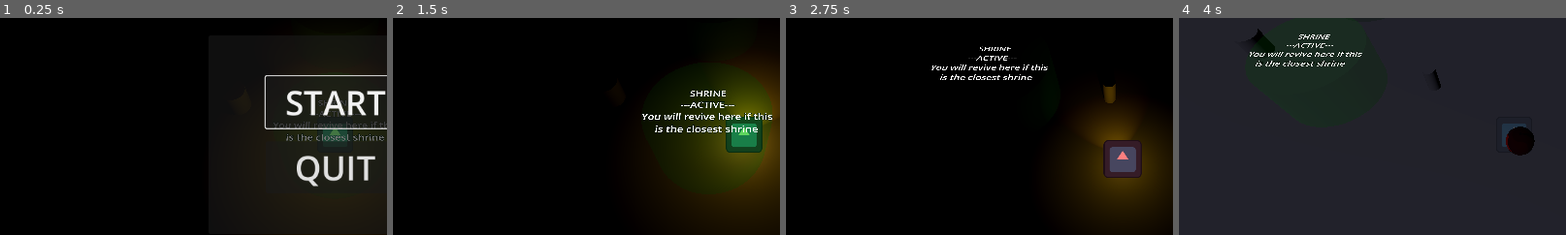
Above: before the commit, frames 1-4 (left to right).
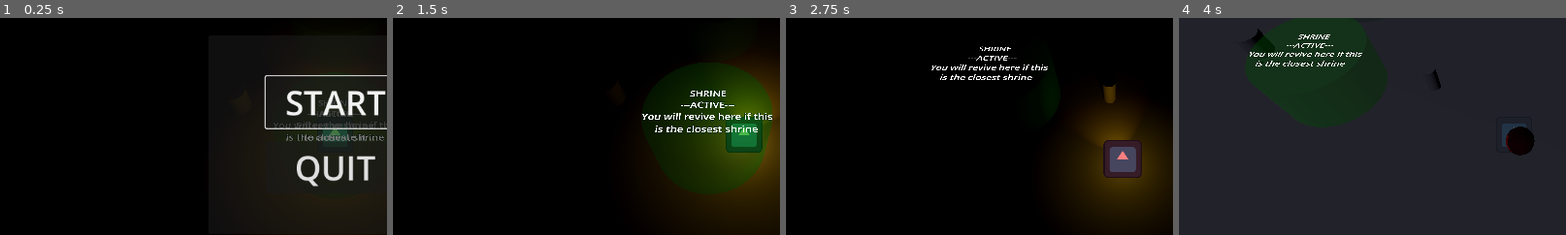
Above: after the commit, the same moments.

Repository: Rusty-Rat-Studios/dead-living-and-dying
Game: Godot game, scene res://game.tscn
The game is run twice, just before and just after one commit, with the same random seed, the same clock (stepped at 60 frames per second) and the same inputs. The engine's default icon, where the game draws it, is replaced by a stand-in: a white triangle on a blue panel in a dark square.
Inputs (mouse positions are % of the whole screen's width and height, from its top left):
- Up to frame 1 (0.25 s): no input
- Up to frame 2 (1.5 s): click "START" at 0.5 s; tap Enter at 1.25 s; move the mouse to (72, 45) at 1.27 s; hold Right (ui_right) from 1.28 s (still down); tap E (interact) at 1.35 s
- Up to frame 3 (2.75 s): tap Keypad Enter (ui_accept) at 1.52, 2.27 s; move the mouse to (30, 55) at 2.02 s; release Right (ui_right) at 2.03 s; hold Down (ui_down) from 2.03 s (still down); tap Tab at 2.1 s
- Up to frame 4 (4 s): move the mouse to (60, 28) at 2.77 s; release Down (ui_down) at 2.78 s; hold Right (ui_right) 2.78-3.53 s; tap E (interact) at 2.85 s; move the mouse to (45, 70) at 3.52 s; hold Up (ui_up) from 3.53 s (still down); tap Tab at 3.6 s; tap Keypad Enter (ui_accept) at 3.77 s
The pictures show only the part of the screen within x 7-57%, y 23-73%; the shares and areas given below are measured in that part.

The runs differ from the first frame. In frame 1, 0.3% of the frame differs, in the area x 76-97%, y 42-57%; in frame 2, 0.3%, in the area x 64-98%, y 33-55%; in frame 3, 0.2%; in frame 4, 0.2%.

Commit message:
Simplify BasicRoom code

Diff:
--- a/map/basic_room.gd
+++ b/map/basic_room.gd
@@ -3,10 +3,6 @@
 
 const WALL_WITHOUT_DOOR: Resource = preload("res://map/wall_without_door.tscn")
 const WALL_WITH_DOOR: Resource = preload("res://map/wall_with_door.tscn")
-
-
-func _ready() -> void:
-	init(Vector2(0, -2))
 
 
 func generate_walls_and_doors() -> void:
@@ -15,28 +11,13 @@
 	for loc: Vector2 in translated_possible_door_locations:
 		var is_door_location: bool = grid_locations.has(loc)
 		var untranslated_location: Vector2 = loc - grid_location
-		if untranslated_location.x == 0:
-			generate_horizontal_wall_or_door(untranslated_location, is_door_location)
-		elif untranslated_location.y == 0:
-			generate_vertical_wall_or_door(untranslated_location, is_door_location)
-
-
-func generate_horizontal_wall_or_door(loc: Vector2, is_door_location: bool) -> void:
-	var obj: Node3D
-	if is_door_location:
-		obj = WALL_WITH_DOOR.instantiate()
-	else:
-		obj = WALL_WITHOUT_DOOR.instantiate()
-	obj.translate_object_local(Vector3(0, 0, loc.y) * 9.95)
-	add_child(obj)
-
-
-func generate_vertical_wall_or_door(loc: Vector2, is_door_location: bool) -> void:
-	var obj: Node3D
-	if is_door_location:
-		obj = WALL_WITH_DOOR.instantiate()
-	else:
-		obj = WALL_WITHOUT_DOOR.instantiate()
-	obj.translate_object_local(Vector3(loc.x, 0, 0) * 9.95)
-	obj.rotate_y(deg_to_rad(90))
-	add_child(obj)
+		var obj: Node3D
+		if is_door_location:
+			obj = WALL_WITH_DOOR.instantiate()
+		else:
+			obj = WALL_WITHOUT_DOOR.instantiate()
+		obj.translate_object_local(Vector3(untranslated_location.x, 0,
+			untranslated_location.y) * 9.95)
+		if untranslated_location.y == 0:
+			obj.rotate_y(deg_to_rad(90))
+		add_child(obj)
--- a/map/basic_room.tscn
+++ b/map/basic_room.tscn
@@ -1,7 +1,11 @@
-[gd_scene load_steps=2 format=3 uid="uid://dh8q75xrlxeaa"]
+[gd_scene load_steps=3 format=3 uid="uid://dh8q75xrlxeaa"]
 
+[ext_resource type="Script" path="res://map/basic_room.gd" id="1_xo7g0"]
 [ext_resource type="PackedScene" uid="uid://b3nn5u3a5o85j" path="res://map/floor.tscn" id="2_8oby5"]
 
 [node name="BasicRoom" type="Node3D"]
+script = ExtResource("1_xo7g0")
+room_shape = Array[Vector2]([Vector2(0, 0)])
+possible_door_locations = Array[Vector2]([Vector2(1, 0), Vector2(0, 1), Vector2(-1, 0), Vector2(0, -1)])
 
 [node name="Floor" parent="." instance=ExtResource("2_8oby5")]
--- a/map/room.gd
+++ b/map/room.gd
@@ -1,9 +1,9 @@
 class_name Room
 extends Node3D
 
-# Set through the editor
+# Set via editor
+@export var room_shape: Array[Vector2] = []
 @export var possible_door_locations: Array[Vector2] = []
-@export var room_shape: Array[Vector2] = []
 
 var grid_location: Vector2
 var possessables_available: Array
@@ -18,12 +18,12 @@
 	$Floor/PlayerDetector.body_exited.connect(_on_player_exited_room)
 
 
-func init(grid_location: Vector2) -> void:
+func init(grid_location: Vector2, grid_scale: float) -> void:
 	self.grid_location = grid_location
-	var grid_scale: float = world_grid.get_grid_scale()
 	var room_location: Vector3 = Vector3(grid_location.x * grid_scale, 0,
-										grid_location.y * grid_scale)
+		grid_location.y * grid_scale)
 	global_translate(room_location)
+	generate_walls_and_doors()
 
 
 func add_possessable(possessable: Possessable) -> void:
--- a/map/world_grid.gd
+++ b/map/world_grid.gd
@@ -3,17 +3,11 @@
 # Size of each grid square in editor units
 const GRID_SCALE: float = 20
 
-@onready var grid: Dictionary = {
-	Vector2(0,0): get_node("/root/Game/WorldGrid/RoomBottom"),
-	Vector2(0,-1): get_node("/root/Game/WorldGrid/RoomCenter"),
-	Vector2(0,-2): get_node("/root/Game/WorldGrid/RoomTop"),
-	Vector2(-1,-1): get_node("/root/Game/WorldGrid/RoomLeft"),
-	Vector2(1,-1): get_node("/root/Game/WorldGrid/RoomRight"),
-}
+@onready var grid: Dictionary = {}
 
 
 func _ready() -> void:
-	(grid.get(Vector2(0, -2)) as Room).generate_walls_and_doors()
+	pass
 
 
 func generate_grid() -> void:
@@ -24,9 +18,5 @@
 	grid.clear()
 
 
-func get_grid_scale() -> float:
-	return GRID_SCALE
-
-
 func get_grid_dict() -> Dictionary:
 	return grid
